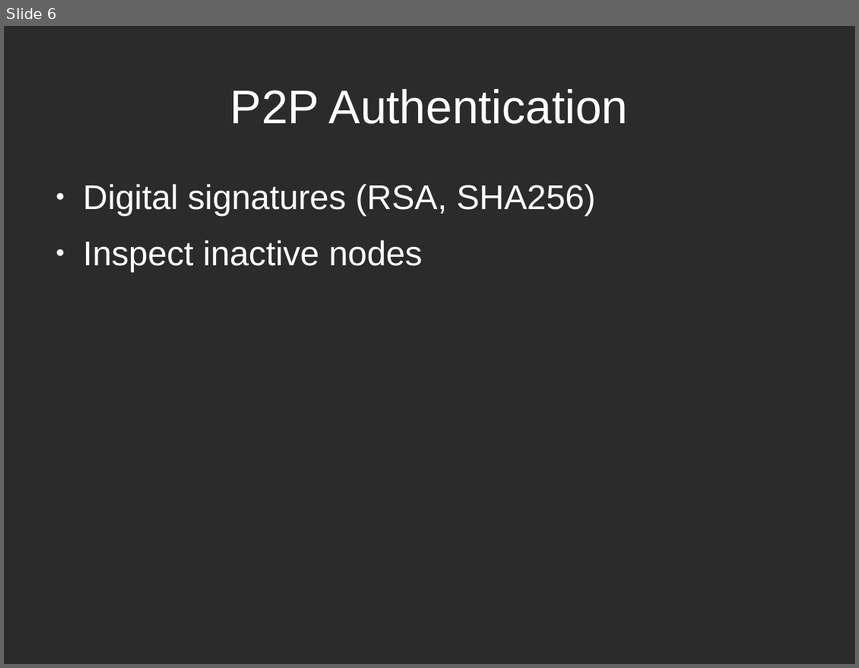
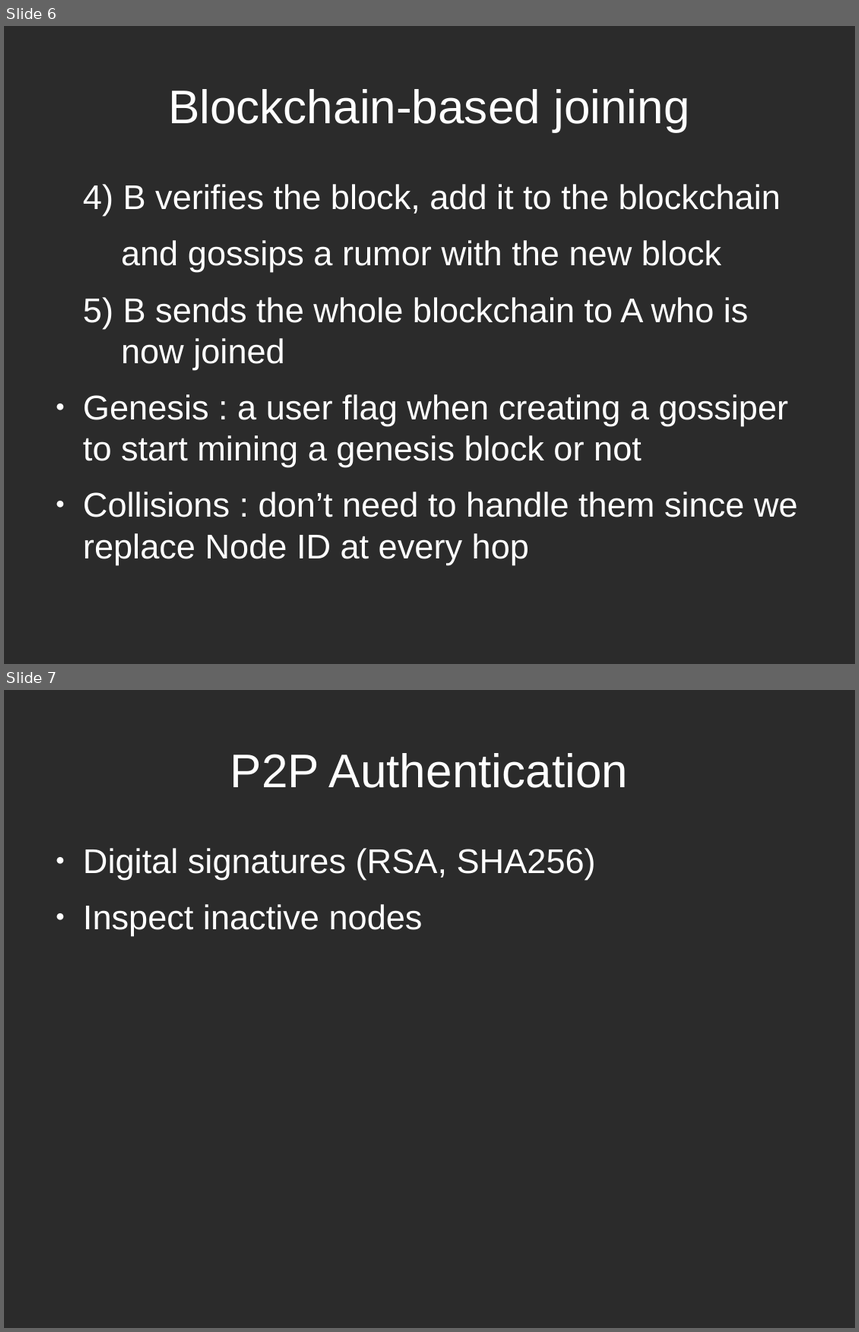
Before and after one commit to mthambipillai/blockchainSybilAttackResistance, a slide deck: BlockchainSybilAttack.odp. Shown one above the other, each under a label of ours: slide 6 before the commit, slides 6 and 7 after it. The pictures are 859x668 and 859x1332 pixels, drawn with LibreOffice and Linux fonts; fonts in the diff are those of the drawing; background and template pictures are left out; a plain dark background stands for a picture behind light text. Boxes give left, top, right and bottom in pixels: in the first picture for what was removed or moved away, otherwise in the second. Text is boxed around its words. In the diff, an @@ line names an element or a change of style, - is before the commit and + after.

Commit message:
update presentation

```diff
--- a/BlockchainSybilAttack.odp
+++ b/BlockchainSybilAttack.odp
@@ slide 6 added at bbox=[4, 26, 855, 664], background picture (left out) @@
@@ title added at bbox=[168, 89, 690, 132], 44 pt, text #FFFFFF @@
+Blockchain-based joining
@@ text added at bbox=[83, 184, 798, 565], 32 pt, text #FFFFFF @@
+4) B verifies the block, add it to the blockchain
+and gossips a rumor with the new block
+5) B sends the whole blockchain to A who is now joined
+● Genesis : a user flag when creating a gossiper to start mining a genesis block or not
+● Collisions : don’t need to handle them since we replace Node ID at every hop
@@ what was slide 6 is now slide 7 @@
```
Also in this commit, not shown: 2 slides changed, 3 other slides added, 3 slides removed, 1 other file.
